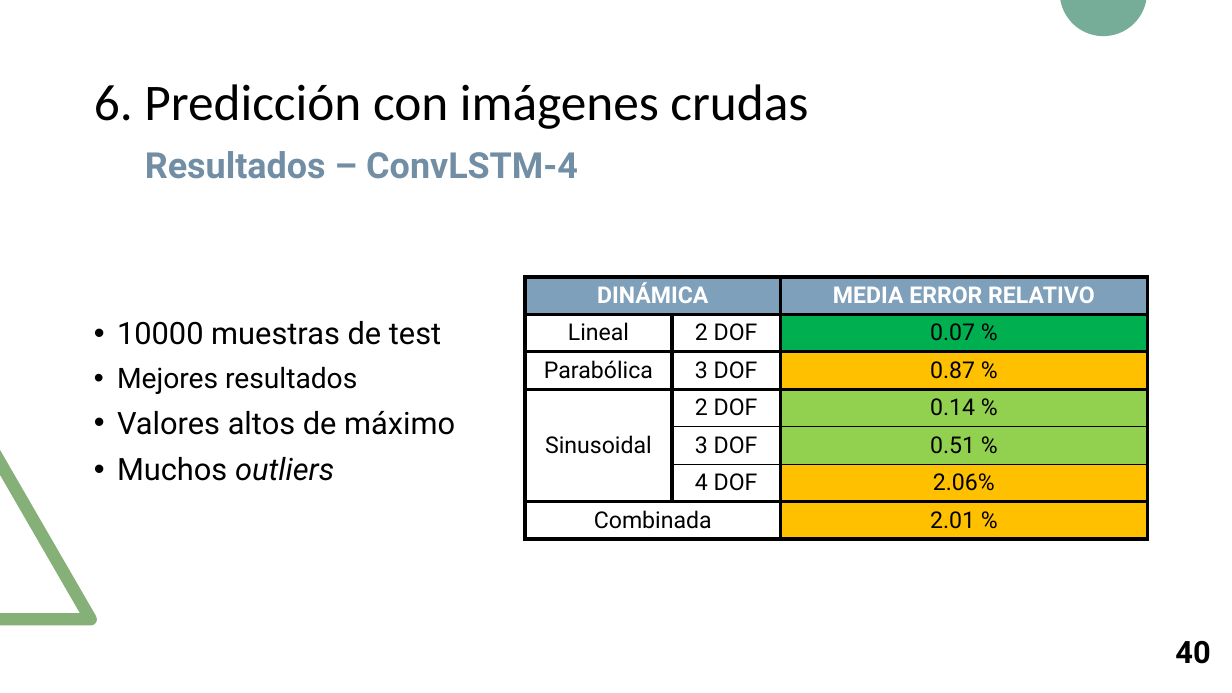
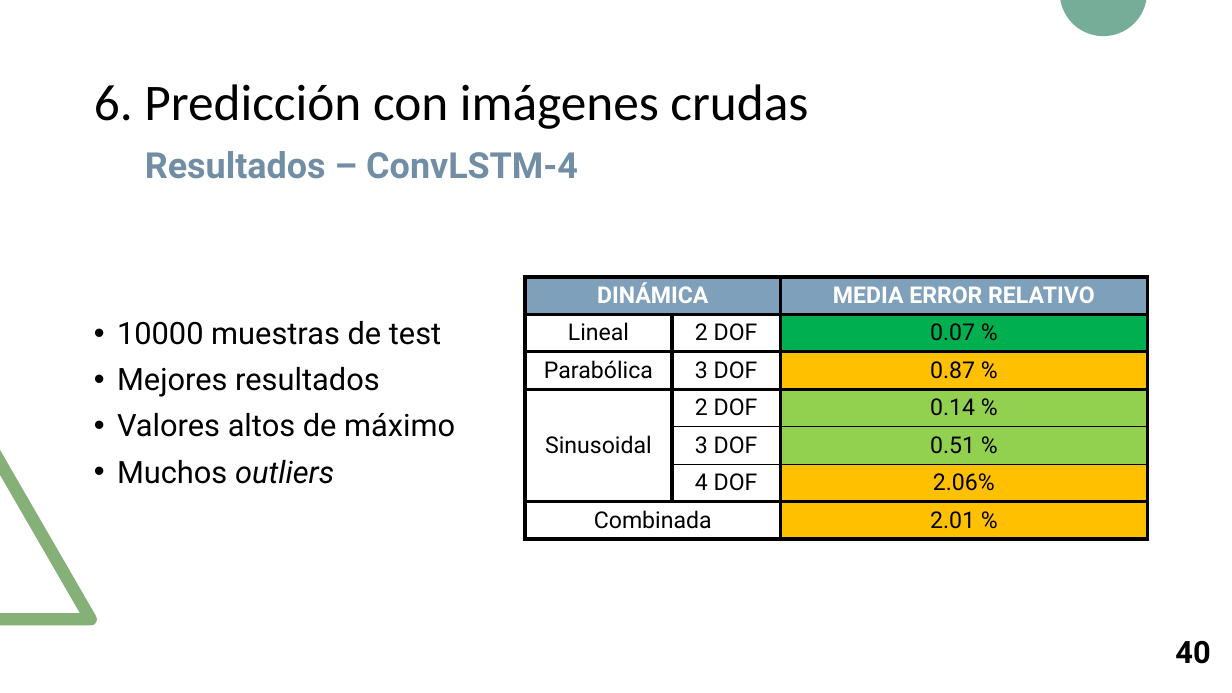
Before and after one commit to RoboticsLabURJC/2017-tfm-nuria-oyaga, a slide deck: slide 41 of Documentation/Presentacion-TFM/Presentacion-TFM.pptx. Drawn at 1232x693 pixels with LibreOffice and Linux fonts; fonts in the diff are those of the drawing. Boxes give left, top, right and bottom in pixels: in the first picture for what was removed or moved away, otherwise in the second. Text is boxed around its words. In the diff, an @@ line names an element or a change of style, - is before the commit and + after.

```diff
--- a/Documentation/Presentacion-TFM/Presentacion-TFM.pptx
+++ b/Documentation/Presentacion-TFM/Presentacion-TFM.pptx
@@ text at <box>117,367,380,397</box>: size 22 to 24 pt in "Mejores resultados" @@
```
Also in this commit, not shown: 2 other slides changed, 1 other file.
